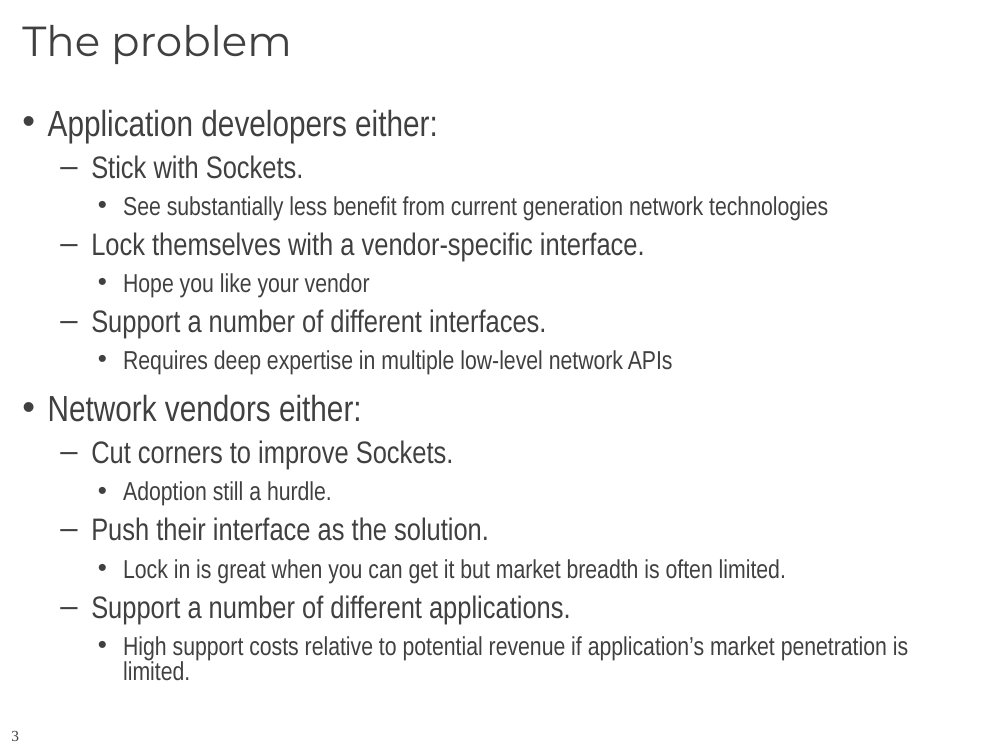
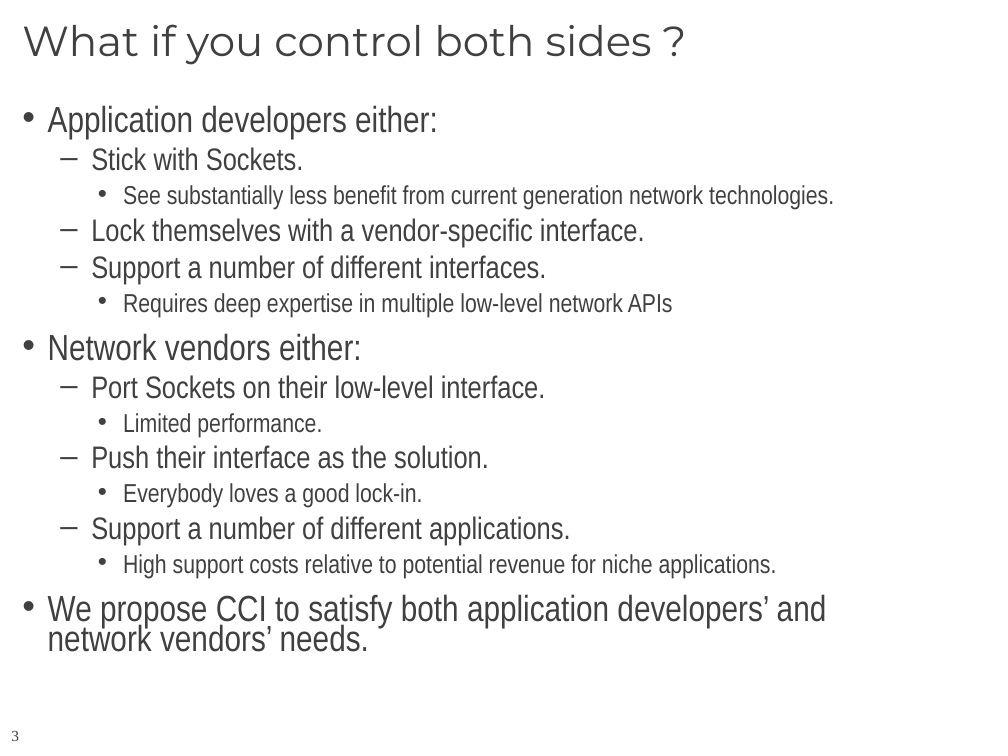
Before and after one commit to CCI/pub, a slide deck: slide 3 of slides/HotI-2011/2011-HotI-CCI-OLCF.pptx. Drawn at 1008x756 pixels with LibreOffice and Linux fonts; fonts in the diff are those of the drawing; background and template pictures are left out. Boxes give left, top, right and bottom in pixels: in the first picture for what was removed or moved away, otherwise in the second. Text is boxed around its words. In the diff, an @@ line names an element or a change of style, - is before the commit and + after.

```diff
--- a/slides/HotI-2011/2011-HotI-CCI-OLCF.pptx
+++ b/slides/HotI-2011/2011-HotI-CCI-OLCF.pptx
@@ title at (x1=22, y1=24, x2=652, y2=65): text changed @@
-The problem
+What if you control both sides ?
@@ text at (x1=48, y1=105, x2=673, y2=545): line spacing 0.8 to 0.7 @@
@@ text at (x1=123, y1=185, x2=834, y2=210): text changed @@
-    • See substantially less benefit from current generation network technologies
+    • See substantially less benefit from current generation network technologies.
@@ text at (x1=123, y1=273, x2=370, y2=297): paragraph removed @@
-    • Hope you like your vendor
@@ text at (x1=91, y1=375, x2=546, y2=438): text changed @@
-  – Cut corners to improve Sockets.
-    • Adoption still a hurdle.
+  – Port Sockets on their low-level interface.
+    • Limited performance.
@@ text at (x1=123, y1=483, x2=422, y2=508): text changed @@
-    • Lock in is great when you can get it but market breadth is often limited.
+    • Everybody loves a good lock-in.
@@ text at (x1=48, y1=554, x2=827, y2=652): text changed; size 18.5 to 25.9 pt @@
-    • High support costs relative to potential revenue if application’s market penetration is limited.
+    • High support costs relative to potential revenue for niche applications.
+• We propose CCI to satisfy both application developers’ and network vendors’ needs.
```
Also in this commit, not shown: 5 other slides changed, 3 slides added, 4 slides removed.
